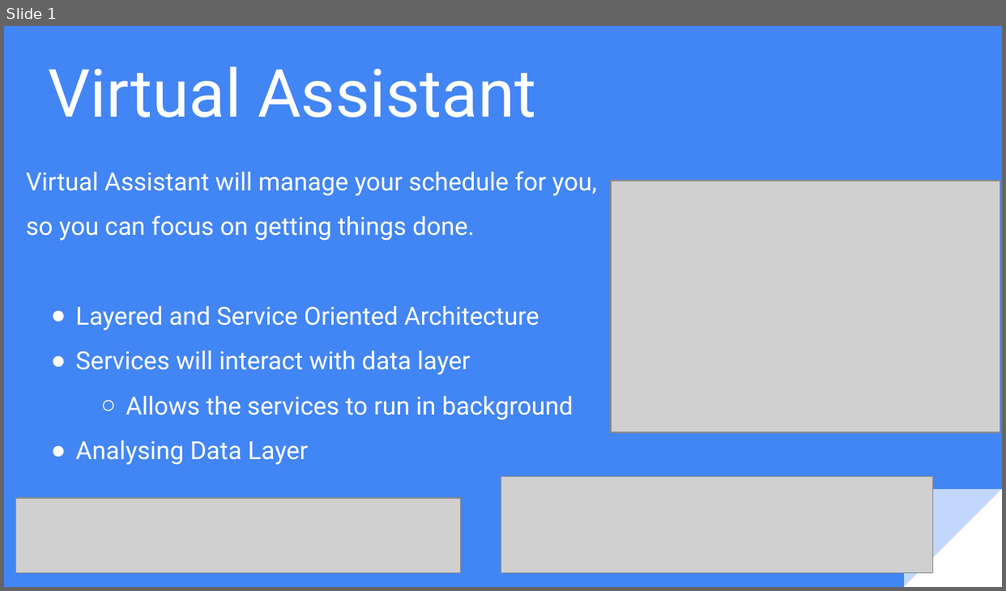
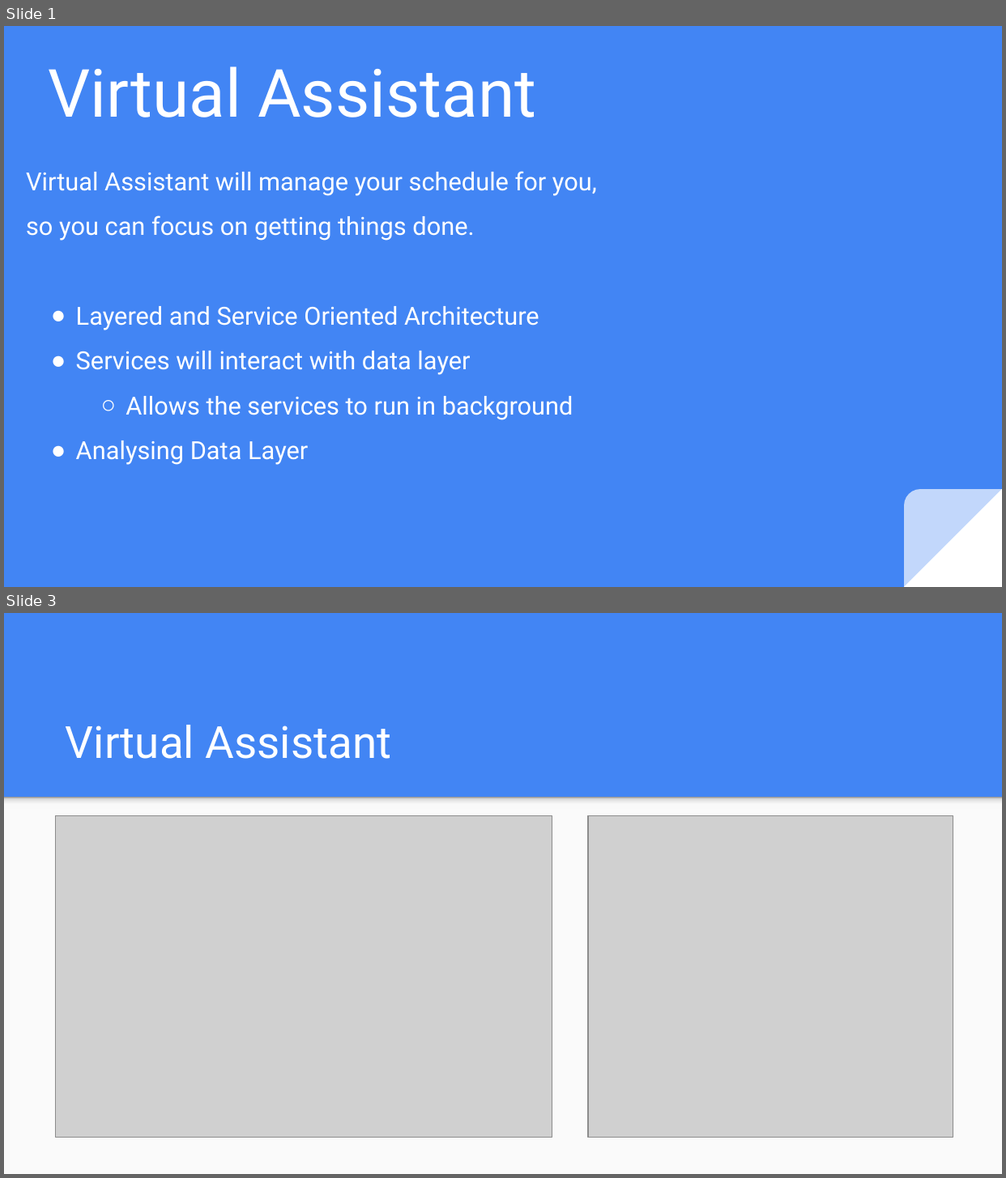
Before and after one commit to maxwell9999/data-tex, a slide deck: docs/CPE_308/meetings/Virtual Assistant Progress 1.pptx. Shown one above the other, each under a label of ours: slide 1 before the commit, slides 1 and 3 after it; the slides between them are not shown. The pictures are 1006x591 and 1006x1178 pixels, drawn with LibreOffice and Linux fonts; fonts in the diff are those of the drawing; grey boxes stand for pictures. Boxes give left, top, right and bottom in pixels: in the first picture for what was removed or moved away, otherwise in the second. Text is boxed around its words. In the diff, an @@ line names an element or a change of style, - is before the commit and + after.

```diff
--- a/docs/CPE_308/meetings/Virtual Assistant Progress 1.pptx
+++ b/docs/CPE_308/meetings/Virtual Assistant Progress 1.pptx
@@ slide 3 added at (4, 613, 1002, 1174), background #4285F4 @@
@@ title added at (66, 725, 392, 759), 32 pt, text #FFFFFF @@
+Virtual Assistant
@@ rectangle added at (4, 797, 1002, 1174), fill #FAFAFA @@
@@ rectangle added at (4, 797, 1002, 808), fill gradient #F9F9F9 to #DEDEDE to #999999 @@
@@ picture added at (56, 816, 553, 1138) @@
@@ picture added at (588, 816, 952, 1138) @@
@@ slide 1 changed as well @@
@@ picture removed at (611, 181, 1000, 433) @@
@@ picture removed at (501, 476, 932, 573) @@
@@ picture removed at (16, 498, 461, 573) @@
```
Also in this commit, not shown: 1 other slide added, 47 other files.
